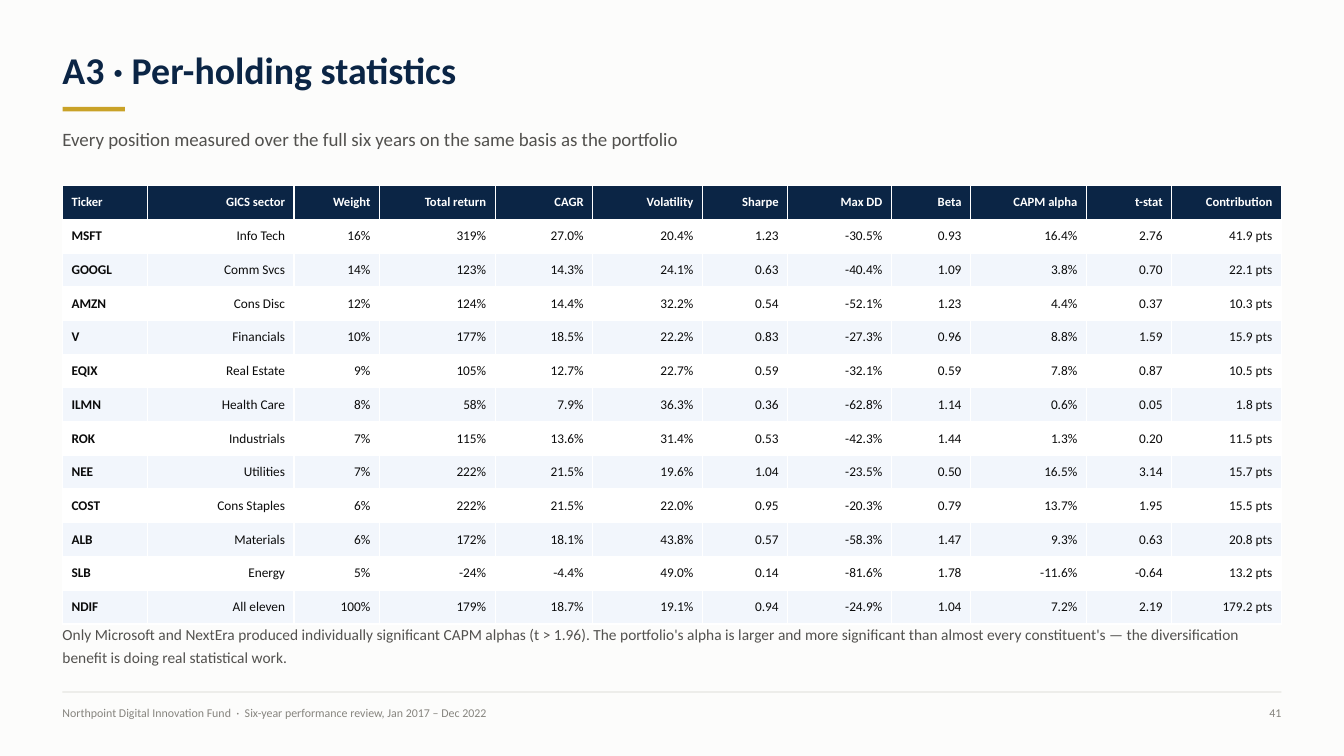
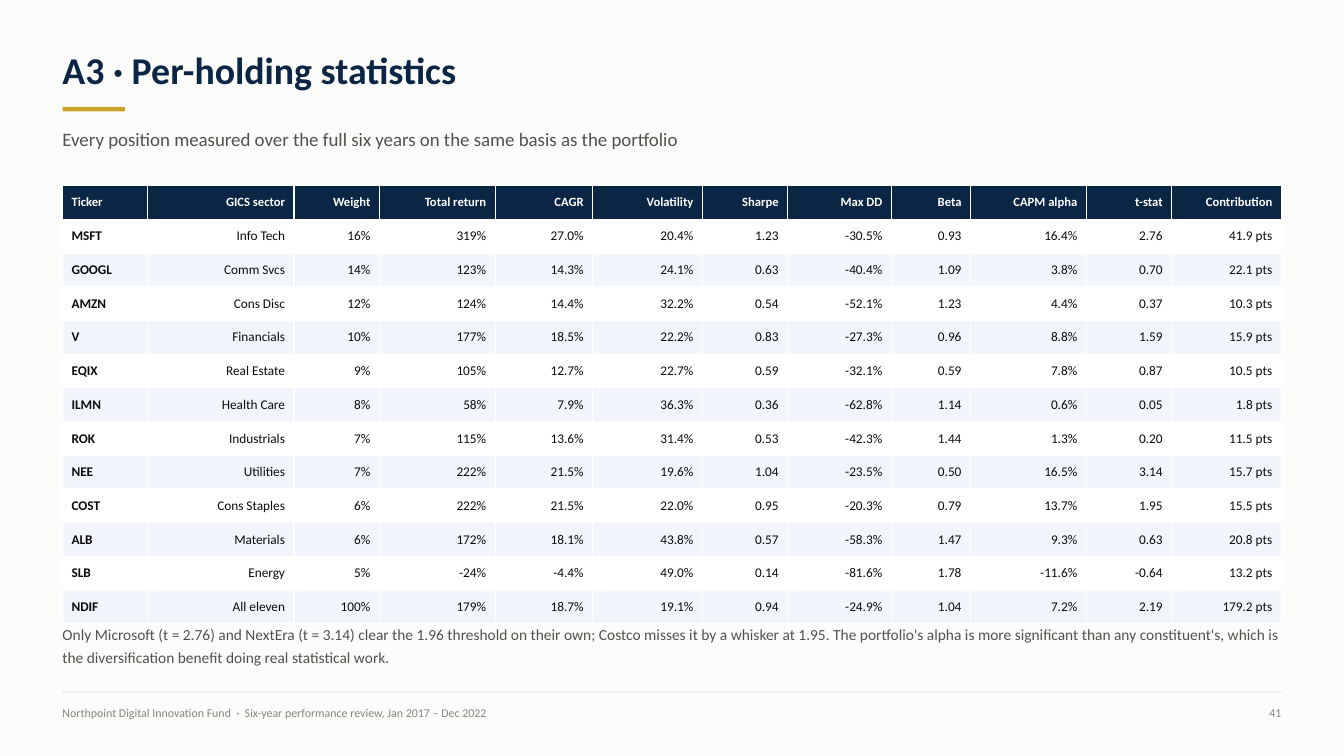
Before and after one commit to sleepdiff-web/CLAUDE, a slide deck: slide 41 of finc13303-portfolio-performance/deliverables/FINC13303_Ass2_PortfolioPerformance_14053836_OConnor.pptx. Drawn at 1344x756 pixels with LibreOffice and Linux fonts; fonts in the diff are those of the drawing. Boxes give left, top, right and bottom in pixels: in the first picture for what was removed or moved away, otherwise in the second. Text is boxed around its words. In the diff, an @@ line names an element or a change of style, - is before the commit and + after.

```diff
--- a/finc13303-portfolio-performance/deliverables/FINC13303_Ass2_PortfolioPerformance_14053836_OConnor.pptx
+++ b/finc13303-portfolio-performance/deliverables/FINC13303_Ass2_PortfolioPerformance_14053836_OConnor.pptx
@@ text at [62,629,1278,666]: text changed @@
-Only Microsoft and NextEra produced individually significant CAPM alphas (t > 1.96). The portfolio's alpha is larger and more significant than almost every constituent's — the diversification benefit is doing real statistical work.
+Only Microsoft (t = 2.76) and NextEra (t = 3.14) clear the 1.96 threshold on their own; Costco misses it by a whisker at 1.95. The portfolio's alpha is more significant than any constituent's, which is the diversification benefit doing real statistical work.
```
Also in this commit, not shown: 23 other slides changed, 15 other files.
